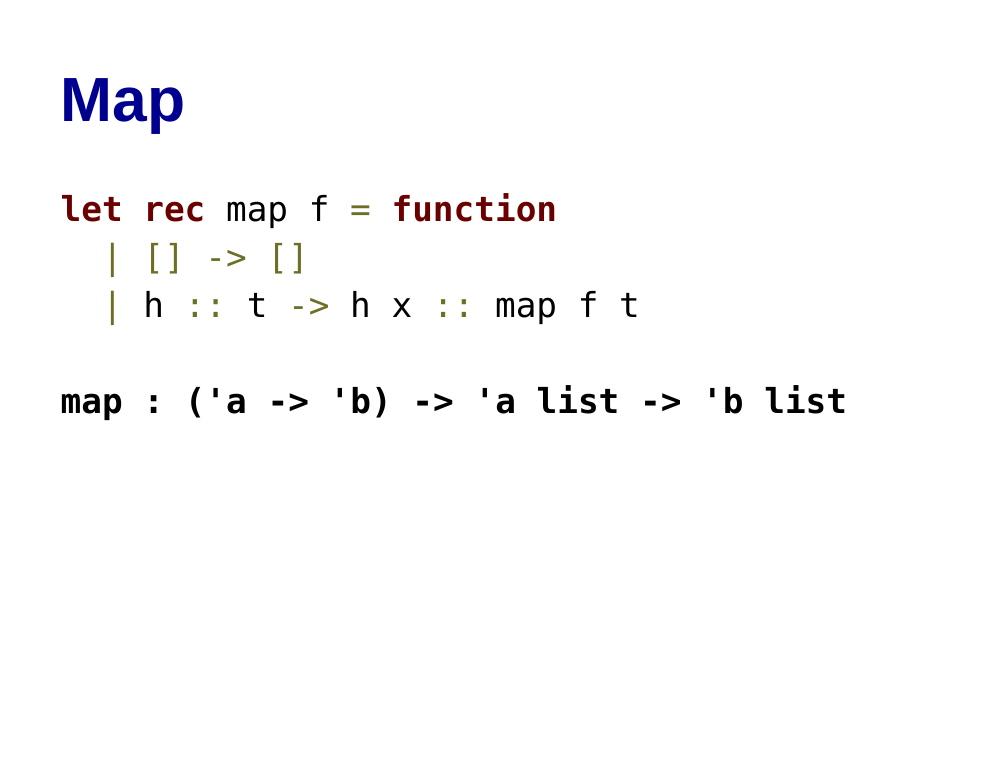
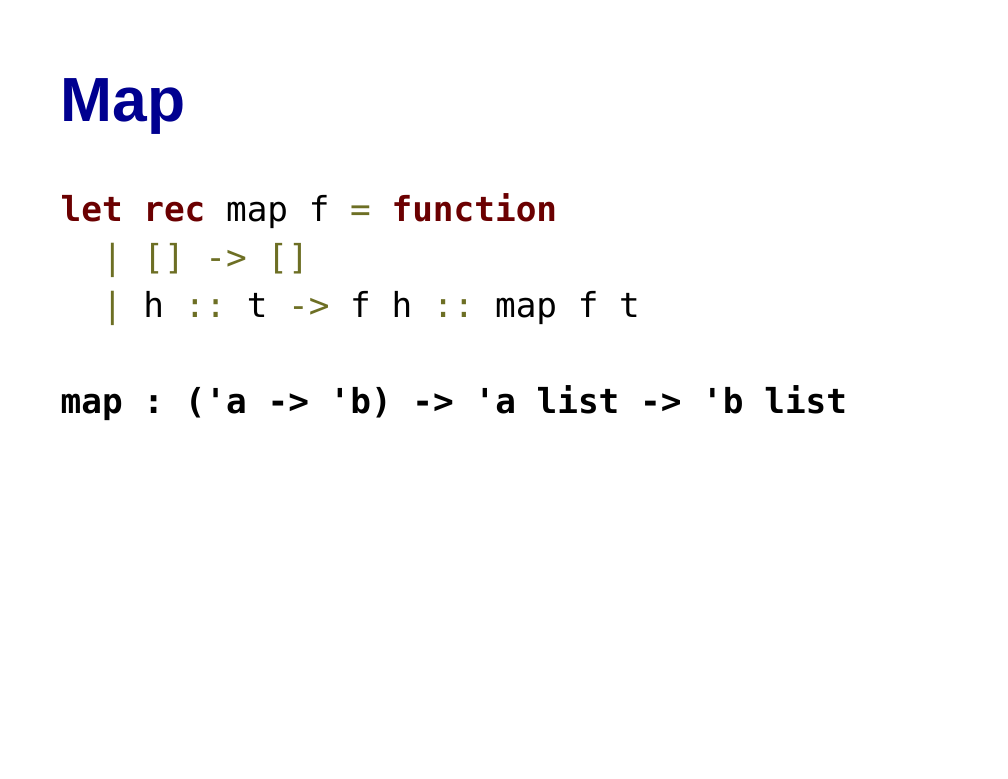
Before and after one commit to cs3110/materials-2019fa, a slide deck: slide 17 of 06-hop/lec.pptx. Drawn at 1008x779 pixels with LibreOffice and Linux fonts; fonts in the diff are those of the drawing. Boxes give left, top, right and bottom in pixels: in the first picture for what was removed or moved away, otherwise in the second. Text is boxed around its words. In the diff, an @@ line names an element or a change of style, - is before the commit and + after.

```diff
--- a/06-hop/lec.pptx
+++ b/06-hop/lec.pptx
@@ text at [143,291,640,324]: text changed @@
-| h :: t -> h x :: map f t
+| h :: t -> f h :: map f t
```
Also in this commit, not shown: 1 other file.
